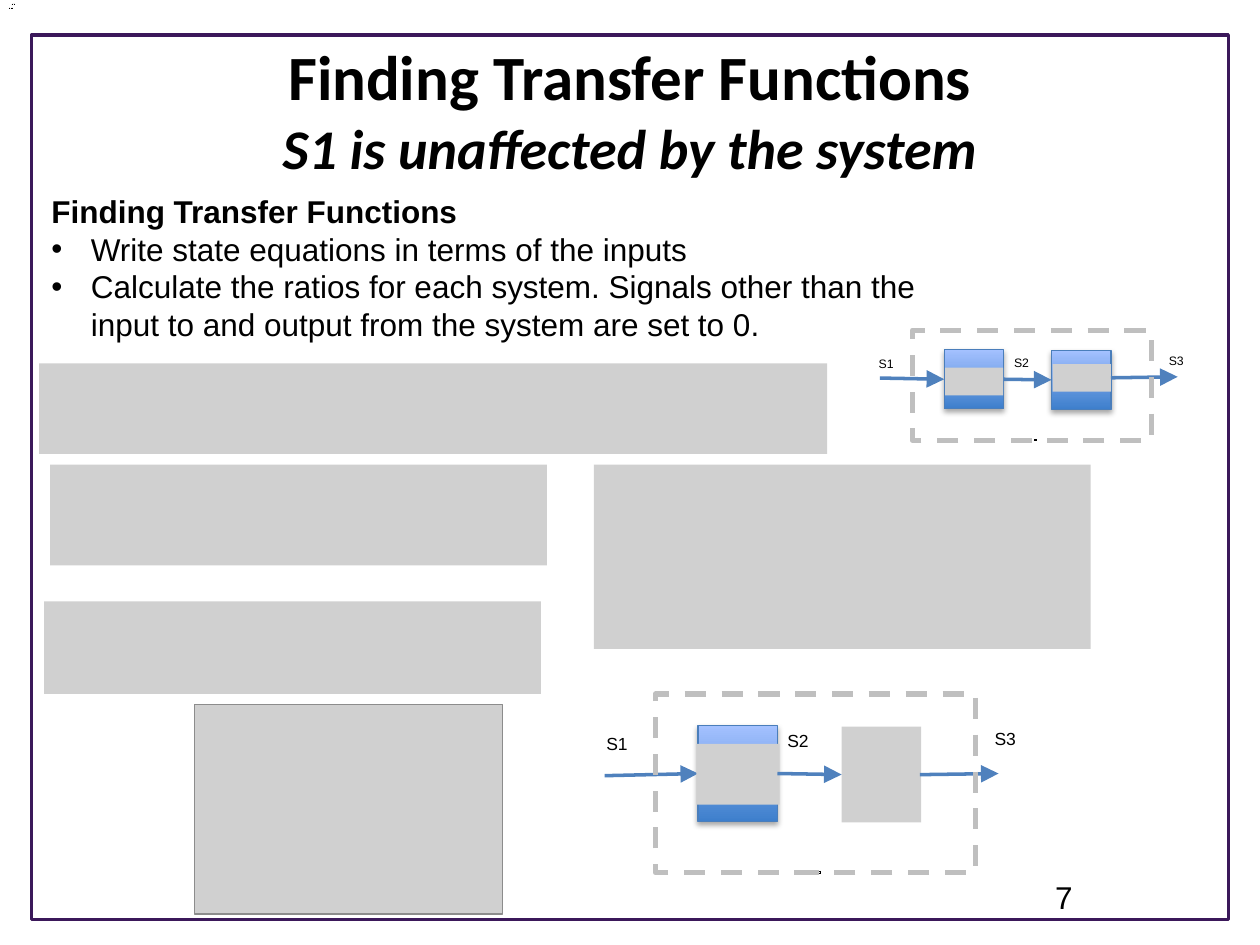
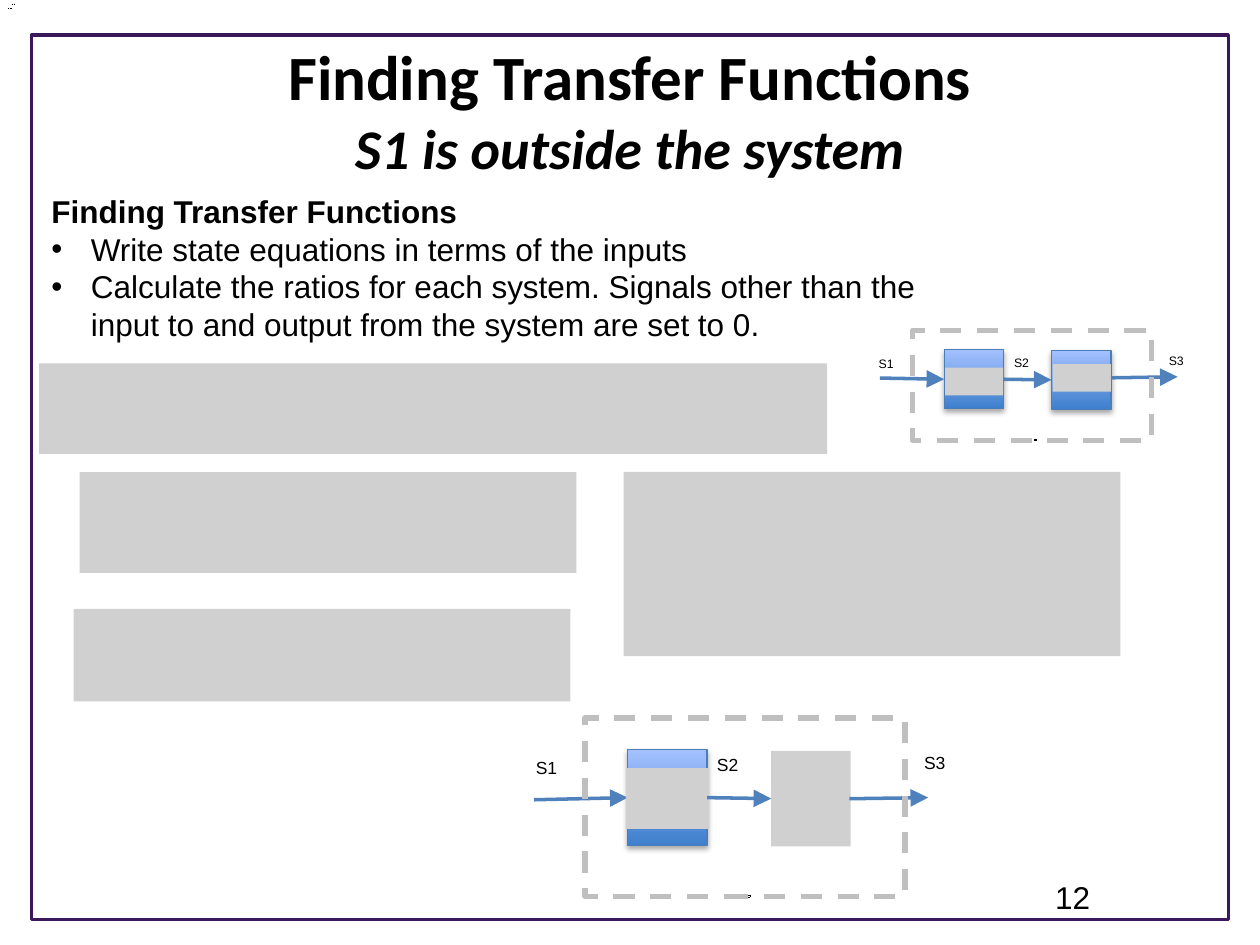
Before and after one commit to joseph-hellerstein/advanced-controls-lectures, a slide deck: slide 12 of Lecture_8-Analysis-Using-Block-Diagrams/Analysis-Using-Block-Diagrams.pptx (slide 7 before the commit). Drawn at 1260x945 pixels with LibreOffice and Linux fonts; fonts in the diff are those of the drawing; grey boxes stand for pictures; background and template pictures are left out. Boxes give left, top, right and bottom in pixels: in the first picture for what was removed or moved away, otherwise in the second. Text is boxed around its words. In the diff, an @@ line names an element or a change of style, - is before the commit and + after.

```diff
--- a/Lecture_8-Analysis-Using-Block-Diagrams/Analysis-Using-Block-Diagrams.pptx
+++ b/Lecture_8-Analysis-Using-Block-Diagrams/Analysis-Using-Block-Diagrams.pptx
@@ title at [288,55,971,178]: text changed; size 32 to 36 pt; italic off @@
-Finding Transfer Functions
-S1 is unaffected by the system
+Finding Transfer Functions
+S1 is outside the system
@@ picture: place and size @@
-picture at [50,465,547,566]
+picture at [79,472,576,573]
@@ picture: place and size @@
-picture at [593,465,1090,649]
+picture at [624,472,1120,656]
@@ picture: place and size @@
-picture at [44,601,541,693]
+picture at [73,609,570,701]
@@ picture removed at [194,704,501,915] @@
@@ picture removed at [697,743,780,804] @@
@@ picture removed at [842,727,921,823] @@
@@ picture added at [626,769,709,829] @@
@@ picture added at [771,751,850,847] @@
@@ 3 texts, 3 arrows, 2 rectangles: place and size @@
-3 texts, 3 arrows, 2 rectangles at [605,694,1016,873]
+3 texts, 3 arrows, 2 rectangles at [534,718,945,897]
@@ page number at [1055,887,1090,909]: text changed @@
-7
+12
```
Also in this commit, not shown: 5 other slides changed, 14 slides added, 1 other file.
